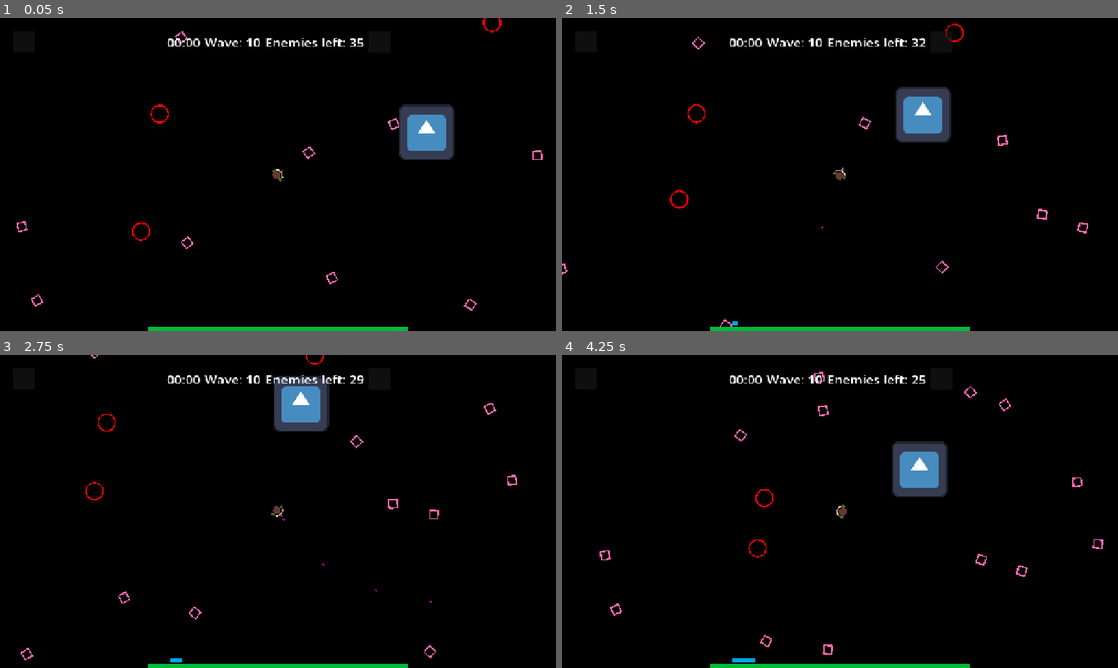
Above: before the commit, frames 1-4 (two rows, left to right).
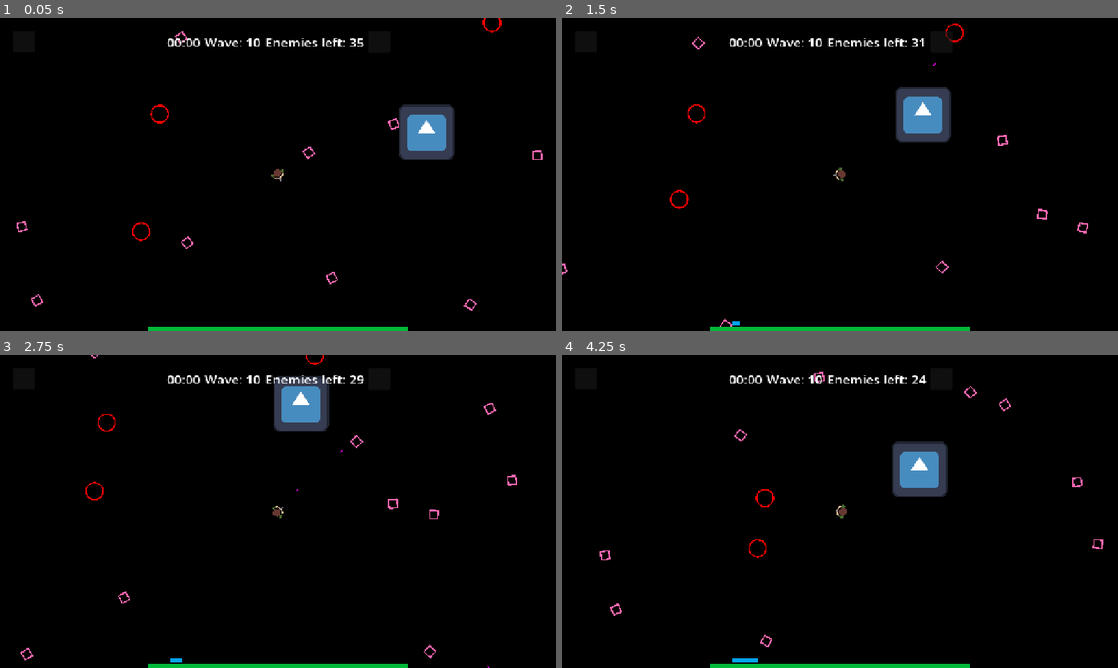
Above: after the commit, the same moments.

Repository: esbpo/topdownDDU
Game: Godot game, scene res://scn_gamplay.tscn
Two runs of this game, one before a commit and one after it. Both use one fixed random seed, a clock stepped at 60 frames per second and the inputs below. The engine's default icon, where the game draws it, is replaced by a stand-in: a white triangle on a blue panel in a dark square.
Inputs (mouse positions are in pixels of both pictures, inside the frame that each line leads up to):
- Up to frame 1 (0.05 s): no input
- Up to frame 2 (1.5 s): move the mouse to (962, 158) at 0.52 s; hold Right (right) 0.53-1.28 s; move the mouse to (728, 190) at 1.27 s; hold Down (down) from 1.28 s (still down)
- Up to frame 3 (2.75 s): move the mouse to (333, 442) at 2.02 s; release Down (down) at 2.03 s; hold Right (right) from 2.03 s (still down)
- Up to frame 4 (4.25 s): move the mouse to (812, 574) at 2.77 s; release Right (right) at 2.78 s; hold W (up) 2.78-3.53 s; move the mouse to (1006, 558) at 3.52 s; hold A (left) from 3.53 s (still down)

The runs differ from the first frame. In frame 1, less than 0.1% of the frame differs, in the area x 48-51%, y 48-53%; in frame 2, 0.1%; in frame 3, less than 0.1%; in frame 4, 0.2%, in the area x 34-84%, y 6-99%.

Commit message:
Improved targeting

Diff:
--- a/Assets/Scripts/scr_BaseBullet.gd
+++ b/Assets/Scripts/scr_BaseBullet.gd
@@ -5,7 +5,8 @@
 
 func _ready() -> void:
 	contact_monitor = true
-	max_contacts_reported = 10
+	max_contacts_reported = 1
+	set_meta("bullet", true)
 
 func _process(delta: float) -> void:
 	time -= delta
--- a/Assets/Scripts/scr_EnemyScript.gd
+++ b/Assets/Scripts/scr_EnemyScript.gd
@@ -7,10 +7,10 @@
 var radius: int = 20
 var health: float
 var damage: float
-
 var experience: float = 0
 
 func _ready() -> void:
+	# Collects the CollisionShape2D, enabled contact monitoring and sets the maximum number of reported collisions
 	var collisionShape: CollisionShape2D = $col_EnemyCollision
 	contact_monitor = true
 	max_contacts_reported = 10
@@ -18,6 +18,7 @@
 	# Exp gained on kill
 	experience = health
 
+	# Gets the shape of the figure and assigns an appropriate collider in the correct size
 	match shape:
 		"square":
 			var form: RectangleShape2D = RectangleShape2D.new()
@@ -32,6 +33,7 @@
 			collisionShape.shape = form
 			collisionShape.scale = Vector2(sizeMult, sizeMult)
 
+# Draws the shape
 func _draw():
 	match shape:
 		"square":
@@ -43,22 +45,26 @@
 		"arrow":
 			draw_polyline([Vector2(0,(radius/2.) * sizeMult),Vector2((radius / 4.) * sizeMult,0),Vector2((radius/2.) * sizeMult, (radius/2.) * sizeMult)], Color.AQUA, 2)
 
-
+# Handles movement and rotation
 func _integrate_forces(_state: PhysicsDirectBodyState2D) -> void:
 	queue_redraw()
 
+	# Calculate the movement vector
 	var movement = (player.global_position - global_position).normalized() * speed
 	linear_velocity = movement
 
+	# Calculate angle to player and rotate, add 90 degrees to rotate to correct position
 	var angle = global_position.angle_to_point(player.global_position) + PI/2
 	rotation = angle
 
 func _process(_delta: float) -> void:
+	# If enemy is dead, remove and add experience
 	if health <= 0:
 		Globals.enemies_left -= 1
 		Globals.xp += experience
 		queue_free()
 
+# If player hits the enemy, deal damage
 func _on_body_entered(body: Node) -> void:
 	if body == $"/root/Node2D/obj_Player":
 		Globals.health -= damage
--- a/Assets/Scripts/scr_Player.gd
+++ b/Assets/Scripts/scr_Player.gd
@@ -18,8 +18,7 @@
 # Shooting system
 
 func _process(delta: float) -> void:
-	if shootingInterval < 1:
-		shootingInterval += delta
+	shootingInterval += delta
 
 	if target:
 		angle = global_position.angle_to_point(target.global_position) + PI/2
@@ -32,6 +31,8 @@
 		angle = global_position.angle_to_point(mouse_position) + PI/2
 		rotation = angle
 
+	target = SelectNewTarget()
+
 func _shoot(bulletScene: PackedScene, bulletVelocity: Vector2):
 	var bulletInstance: RigidBody2D = bulletScene.instantiate()
 	$"..".add_child(bulletInstance)
@@ -43,14 +44,23 @@
 	bulletInstance.global_position = global_position + playerGunPosition
 
 func SelectNewTarget() -> RigidBody2D:
-	var collisions = $area_PlayerMaxRange.get_overlapping_bodies()
-	if len(collisions) > 1:
-		var new_target = collisions[randi_range(0, len(collisions) - 1)]
-		while new_target == self:
-			new_target = collisions[randi_range(0, len(collisions) - 1)]
-		return new_target
-	else:
-		return null
+	var collisions: Array = $area_PlayerMaxRange.get_overlapping_bodies()
+	var bestDistance = INF
+	var distance
+	var new_target = null
+
+	collisions.erase(self)
+
+	for body: RigidBody2D in collisions:
+		if body.has_meta("bullet"):
+			continue
+
+		distance = global_position.distance_squared_to(body.global_position)
+		if distance < bestDistance:
+			bestDistance = distance
+			new_target = body
+
+	return new_target
 
 func _on_area_player_max_range_body_entered(body: Node2D) -> void:
 	if body.is_class("RigidBody2D") && !target:
--- a/scn_gamplay.tscn
+++ b/scn_gamplay.tscn
@@ -21,7 +21,7 @@
 radius = 8.5
 
 [sub_resource type="CircleShape2D" id="CircleShape2D_n5eui"]
-radius = 250.0
+radius = 300.0
 
 [node name="Node2D" type="Node2D" unique_id=74920771]
 
